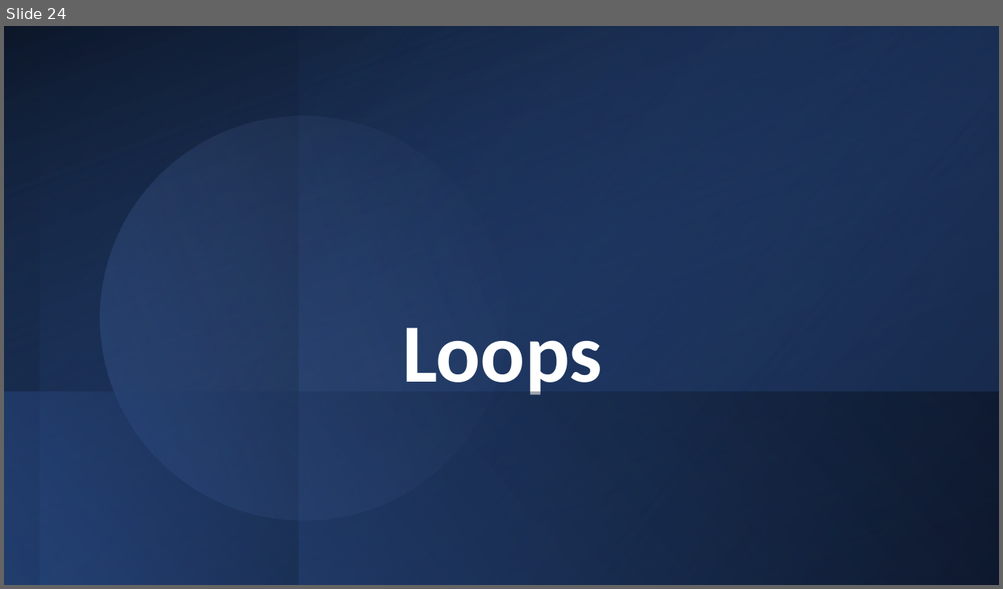
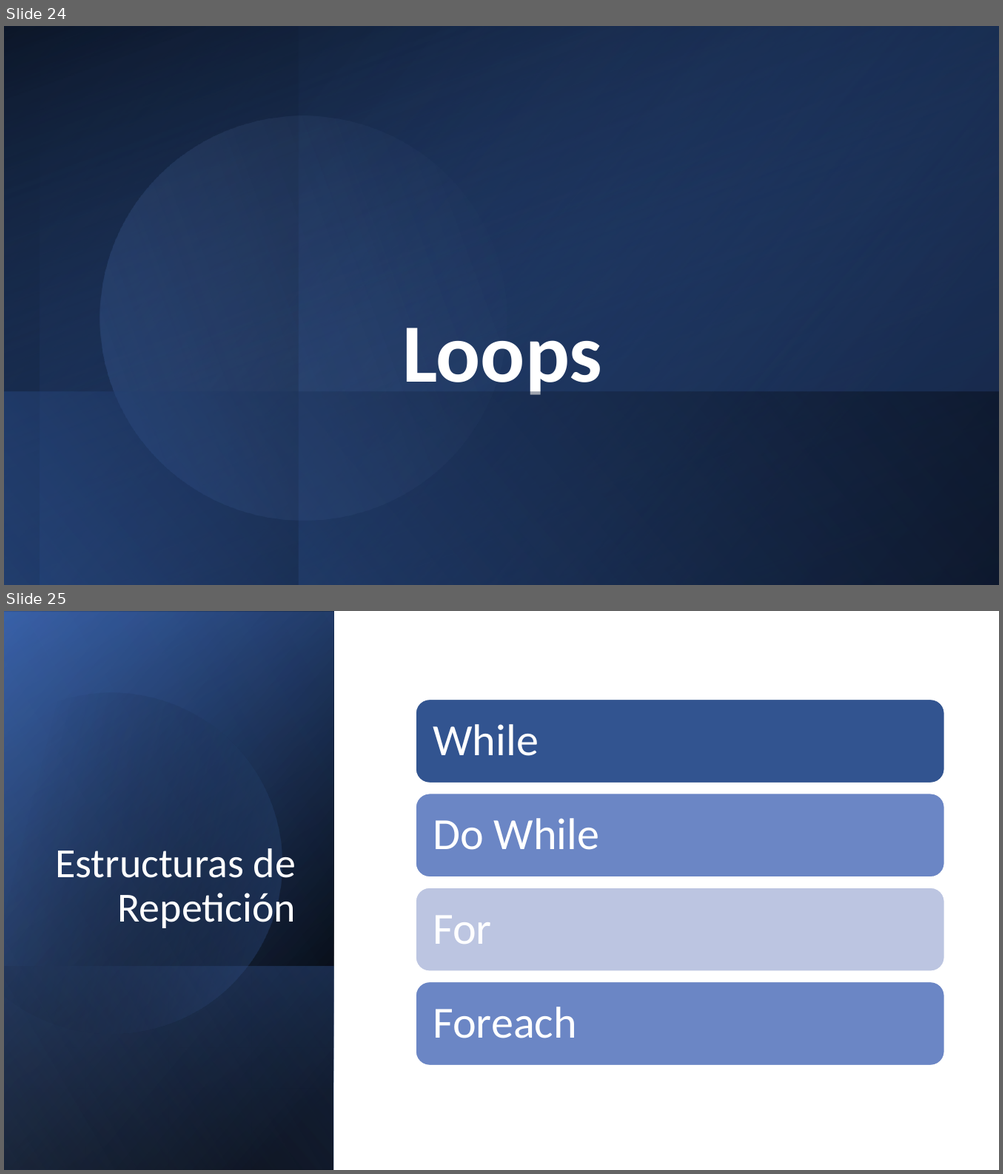
Before and after one commit to Charris1904/automation-qa-sessions, a slide deck: files/1. Java.pptx. Shown one above the other, each under a label of ours: slide 24 before the commit, slides 24 and 25 after it. The pictures are 1003x589 and 1003x1174 pixels, drawn with LibreOffice and Linux fonts; fonts in the diff are those of the drawing. Boxes give left, top, right and bottom in pixels: in the first picture for what was removed or moved away, otherwise in the second. Text is boxed around its words. In the diff, an @@ line names an element or a change of style, - is before the commit and + after.

```diff
--- a/files/1. Java.pptx
+++ b/files/1. Java.pptx
@@ slide 25 added at (4,611,999,1170), background #FFFFFF @@
@@ rectangle added at (4,611,334,1170), fill gradient #000000 to #2F5597 @@
@@ rectangle added at (4,612,334,1170), fill gradient #000000 to #4472C4 @@
@@ rectangle added at (4,611,334,1170), fill gradient #000000 to #8FAADC @@
@@ freeform shape added at (4,652,323,1068), fill gradient #000000 to #4472C4 @@
@@ title added at (55,849,296,928), 40 pt, text #FFFFFF @@
+Estructuras de Repetición
@@ rectangle added at (4,966,334,1170), fill gradient #4472C4 to #000000 @@
@@ group added at (415,699,944,1066): 4 rounded rectangles, 4 texts @@
+While
+Do While
+For
+Foreach
```
Also in this commit, not shown: 5 other slides added, 4 other files.
